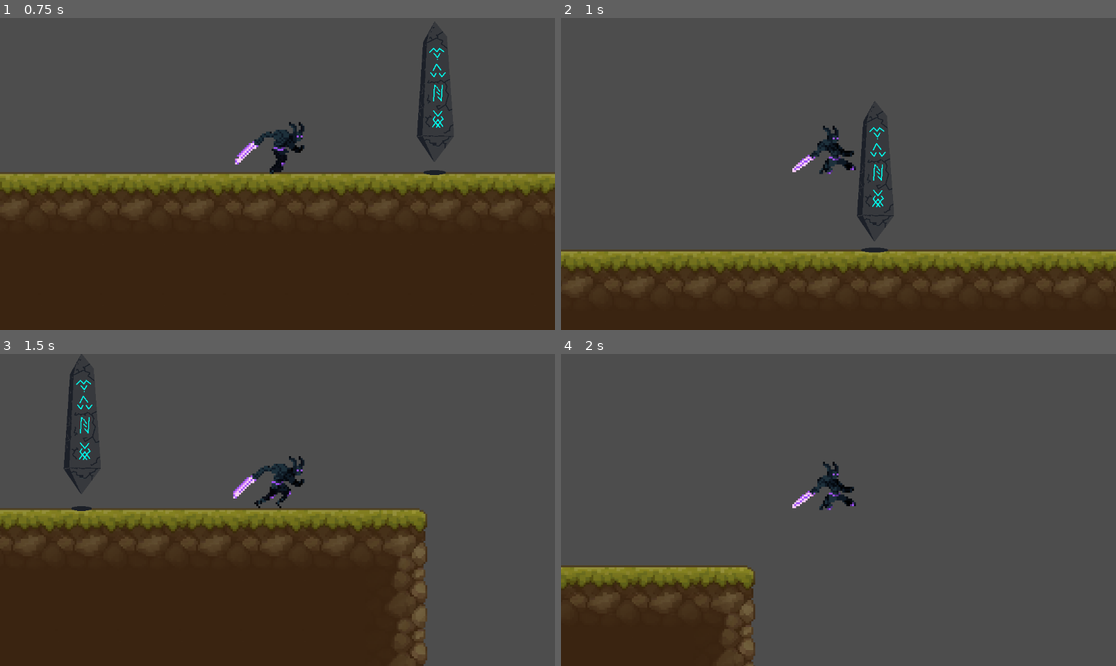
Above: before the commit, frames 1-4 (two rows, left to right).
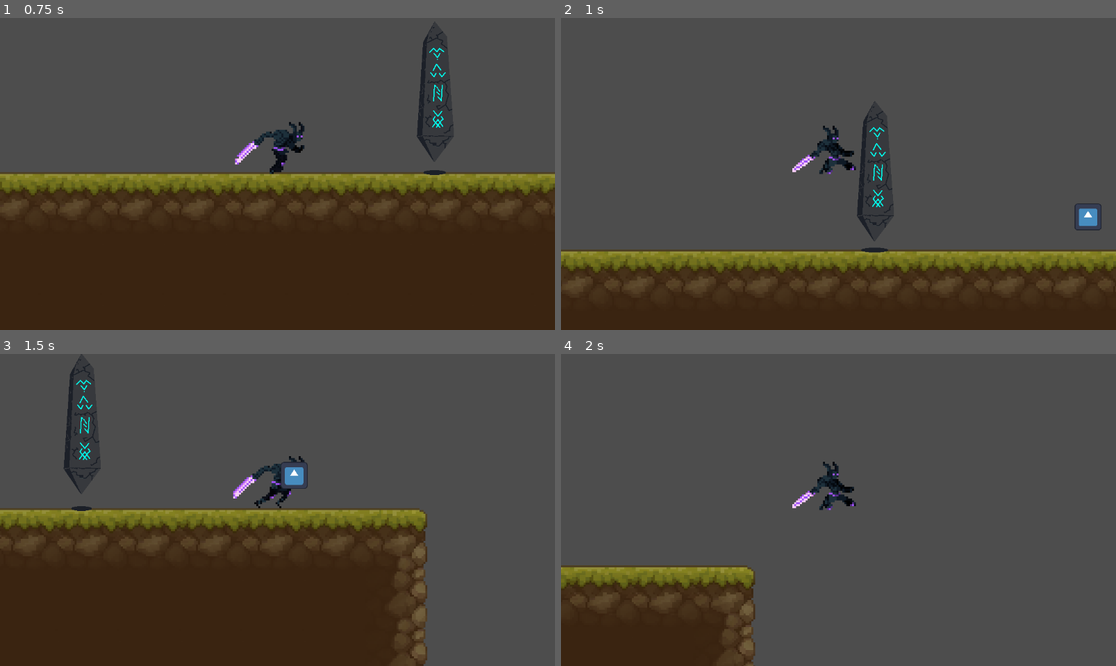
Above: after the commit, the same moments.

Repository: Kobe300/orion-s-odyssey
Game: Godot game, scene res://scenes/game.tscn
Same seed, same stepped clock (60 frames per second), same inputs: the game is played once before the commit and once after it. The engine's default icon, where the game draws it, is replaced by a stand-in: a white triangle on a blue panel in a dark square.
Inputs:
- Up to frame 1 (0.75 s): hold Right (walk_right) from 0.53 s (still down); tap E (interact, bound only after the commit) at 0.6 s
- Up to frame 2 (1 s): keep holding Right (walk_right); tap Up (jump) at 0.77 s
- Up to frame 3 (1.5 s): keep holding Right (walk_right); tap Z (attack_1) at 1.35 s
- Up to frame 4 (2 s): keep holding Right (walk_right); tap Up (jump) at 1.52 s; tap E (interact, bound only after the commit) at 1.55 s

Frame 1 is identical in both runs. In frame 2, 0.3% of the frame differs, in the area x 92-98%, y 59-69%; in frame 3, 0.3%, in the area x 50-56%, y 34-44%; in frame 4, nothing differs.
Error before the commit: Invalid access to property or key 'PLAYER_HEALTH' on a base object of type 'CharacterBody2D (Player)'. (res://scripts/dmg_zone.gd:12)

Commit message:
pick up and basic inventory added

Diff:
--- a/fight-right-game/project.godot
+++ b/fight-right-game/project.godot
@@ -14,6 +14,10 @@
 run/main_scene="res://scenes/game.tscn"
 config/features=PackedStringArray("4.2", "Mobile")
 config/icon="res://icon.svg"
+
+[autoload]
+
+GlobalInv="*res://scripts/globalInv.gd"
 
 [dotnet]
 
@@ -54,6 +58,11 @@
 "events": [Object(InputEventKey,"resource_local_to_scene":false,"resource_name":"","device":-1,"window_id":0,"alt_pressed":false,"shift_pressed":false,"ctrl_pressed":false,"meta_pressed":false,"pressed":false,"keycode":0,"physical_keycode":90,"key_label":0,"unicode":122,"echo":false,"script":null)
 ]
 }
+interact={
+"deadzone": 0.5,
+"events": [Object(InputEventKey,"resource_local_to_scene":false,"resource_name":"","device":-1,"window_id":0,"alt_pressed":false,"shift_pressed":false,"ctrl_pressed":false,"meta_pressed":false,"pressed":false,"keycode":0,"physical_keycode":69,"key_label":0,"unicode":101,"echo":false,"script":null)
+]
+}
 
 [rendering]
 
--- a/fight-right-game/scenes/game.tscn
+++ b/fight-right-game/scenes/game.tscn
@@ -1,8 +1,9 @@
-[gd_scene load_steps=4 format=3 uid="uid://cowwe0ofo5g5s"]
+[gd_scene load_steps=5 format=3 uid="uid://cowwe0ofo5g5s"]
 
 [ext_resource type="PackedScene" uid="uid://cpci0632qe345" path="res://scenes/forest.tscn" id="1_eyn3g"]
 [ext_resource type="PackedScene" uid="uid://cunfbj54yyhib" path="res://scenes/player.tscn" id="1_mk3hk"]
 [ext_resource type="PackedScene" uid="uid://dyd5ysyn2pv5y" path="res://scenes/enemy_pillar.tscn" id="3_1b0j5"]
+[ext_resource type="PackedScene" uid="uid://csq10ikwbkpg8" path="res://scenes/inventory_item.tscn" id="4_nb5jk"]
 
 [node name="Game" type="Node2D"]
 
@@ -17,3 +18,6 @@
 [node name="Enemy_Pillar" parent="." instance=ExtResource("3_1b0j5")]
 position = Vector2(142, 2)
 scale = Vector2(0.25, 0.25)
+
+[node name="Inventory_Item" parent="." instance=ExtResource("4_nb5jk")]
+position = Vector2(253, -17)
--- /dev/null
+++ b/fight-right-game/scenes/inventory_item.tscn
@@ -0,0 +1,26 @@
+[gd_scene load_steps=4 format=3 uid="uid://csq10ikwbkpg8"]
+
+[ext_resource type="Script" path="res://scripts/inventory_item.gd" id="1_wg535"]
+[ext_resource type="Texture2D" uid="uid://birh6rw7bf012" path="res://icon.svg" id="2_f7kv3"]
+
+[sub_resource type="CircleShape2D" id="CircleShape2D_dcfh1"]
+
+[node name="Inventory_Item" type="Node2D" groups=["Items"]]
+script = ExtResource("1_wg535")
+item_type = "place_holder"
+item_name = "godoer"
+item_effect = "heal"
+item_texture = ExtResource("2_f7kv3")
+
+[node name="Sprite2D" type="Sprite2D" parent="."]
+scale = Vector2(0.109375, 0.109375)
+texture = ExtResource("2_f7kv3")
+
+[node name="Area2D" type="Area2D" parent="."]
+collision_mask = 2
+
+[node name="CollisionShape2D" type="CollisionShape2D" parent="Area2D"]
+shape = SubResource("CircleShape2D_dcfh1")
+
+[connection signal="body_entered" from="Area2D" to="." method="_on_area_2d_body_entered"]
+[connection signal="body_exited" from="Area2D" to="." method="_on_area_2d_body_exited"]
--- a/fight-right-game/scenes/player.tscn
+++ b/fight-right-game/scenes/player.tscn
@@ -272,7 +272,7 @@
 [sub_resource type="CircleShape2D" id="CircleShape2D_1qkxh"]
 radius = 12.0
 
-[node name="player" type="CharacterBody2D"]
+[node name="player" type="CharacterBody2D" groups=["Player"]]
 collision_layer = 2
 script = ExtResource("1_2h6oh")
 
--- a/fight-right-game/scripts/dmg_zone.gd
+++ b/fight-right-game/scripts/dmg_zone.gd
@@ -2,12 +2,8 @@
 
 const dmg = 10.0
 
-@onready var player
-
-func _ready():
-	player = get_node("/root/Game/Player/PlayerManager/Health")
+@onready var player = get_node("/root/Game/Player/PlayerManager/Health")
 
 func _on_body_entered(body):
-	player.dmg_player(dmg);
-	print("Player Current Health = " + str(body.PLAYER_HEALTH))
+	player.dmg_player(dmg)
 	print('Damage Taken!')
--- /dev/null
+++ b/fight-right-game/scripts/globalInv.gd
@@ -0,0 +1,33 @@
+extends Node
+
+var inventory = []
+var player_node = null
+
+signal inventory_updated
+
+func _ready():
+	inventory.resize(30)
+
+func add_item(item):
+	for i in range(inventory.size()):
+		if inventory[i] != null and inventory[i]["type"] == item["type"] and inventory[i]["effect"] == item["effect"]:
+			inventory[i]["quantity"] += item["quantity"]
+			inventory_updated.emit()
+			print('item added ', inventory[i])
+			return true
+		elif inventory[i] == null:
+			inventory[i] = item
+			inventory_updated.emit()
+			print('new item added ', inventory[i])
+			return true
+		return false
+
+func remove_item():
+	inventory_updated.emit()
+
+func inv_size_updated():
+	inventory_updated.emit()
+
+func player_ref(player):
+	player_node = player
+	print(player_node)
--- /dev/null
+++ b/fight-right-game/scripts/inventory_item.gd
@@ -0,0 +1,53 @@
+@tool
+extends Node2D
+
+@export var item_type = ""
+@export var item_name = ""
+@export var item_effect = ""
+@export var item_texture = Texture
+
+var scene_path: String = "res://scenes/inventory_item.tscn"
+
+@onready var icon_sprite = $Sprite2D
+
+var player_in_range = false
+
+# Called when the node enters the scene tree for the first time.
+func _ready():
+	if not Engine.is_editor_hint():
+		icon_sprite.texture = item_texture
+
+
+# Called every frame. 'delta' is the elapsed time since the previous frame.
+func _process(_delta):
+	if not Engine.is_editor_hint():
+		icon_sprite.texture = item_texture
+
+	if player_in_range and Input.is_action_just_pressed("interact"):
+		pickup_item()
+
+func pickup_item():
+	var item = {
+		"quantity": 1,
+		"type": item_type,
+		"name": item_name,
+		"effect": item_effect,
+		"texture": item_texture,
+		"path": scene_path
+	}
+
+	if GlobalInv.player_node:
+		GlobalInv.add_item(item)
+		self.queue_free()
+
+
+func _on_area_2d_body_entered(body):
+	if body.is_in_group("Player"):
+		player_in_range = true
+		print(player_in_range)
+
+
+func _on_area_2d_body_exited(body):
+	if body.is_in_group("Player"):
+		player_in_range = false
+		print(player_in_range)
--- a/fight-right-game/scripts/player/player.gd
+++ b/fight-right-game/scripts/player/player.gd
@@ -10,6 +10,7 @@
 
 func _ready() -> void:
 	state_machine.init(self)  #Initialize the statemachine
+	GlobalInv.player_ref(self)
 
 
 func _unhandled_input(event: InputEvent) -> void:
--- a/fight-right-game/scripts/player/player_health.gd
+++ b/fight-right-game/scripts/player/player_health.gd
@@ -2,6 +2,6 @@
 
 var PLAYER_HEALTH = 100.0
 
-func dmg_player(dmg) :
-	PLAYER_HEALTH -= dmg;
-	print("Health = " + str(PLAYER_HEALTH));
+func dmg_player(dmg):
+	PLAYER_HEALTH -= dmg
+	print("Health = " + str(PLAYER_HEALTH))
